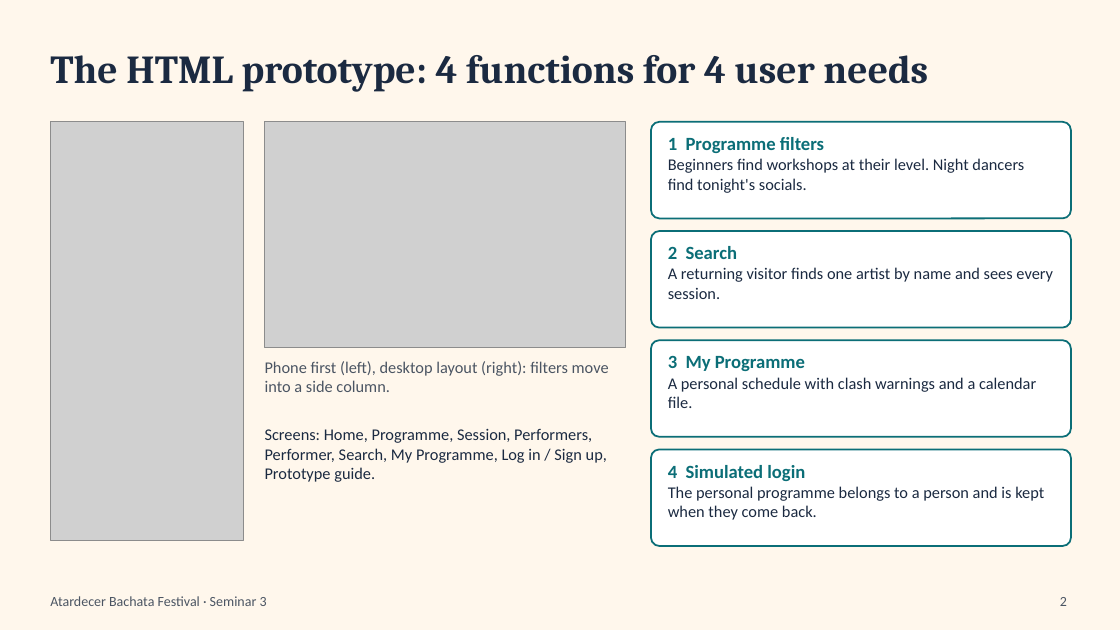
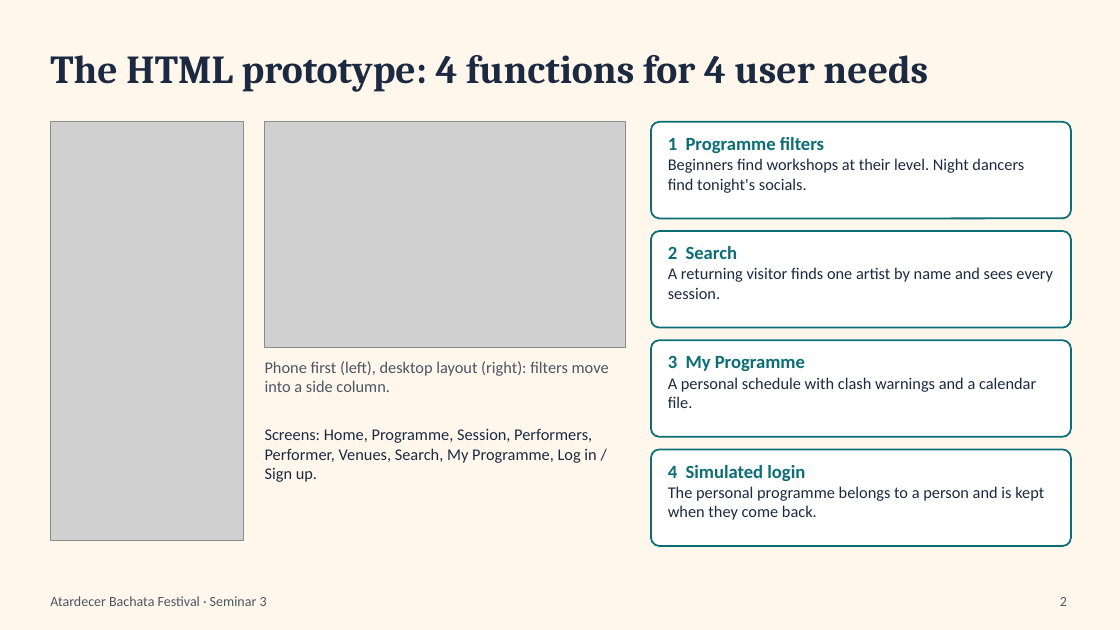
Before and after one commit to faiazyen/web-design-project, a slide deck: slide 2 of Seminar 3 Submission/presentation.pptx. Drawn at 1120x630 pixels with LibreOffice and Linux fonts; fonts in the diff are those of the drawing; grey boxes stand for pictures. Boxes give left, top, right and bottom in pixels: in the first picture for what was removed or moved away, otherwise in the second. Text is boxed around its words. In the diff, an @@ line names an element or a change of style, - is before the commit and + after.

```diff
--- a/Seminar 3 Submission/presentation.pptx
+++ b/Seminar 3 Submission/presentation.pptx
@@ text at box(265, 429, 596, 482): text changed @@
-Screens: Home, Programme, Session, Performers, Performer, Search, My Programme, Log in / Sign up, Prototype guide.
+Screens: Home, Programme, Session, Performers, Performer, Venues, Search, My Programme, Log in / Sign up.
```
Also in this commit, not shown: 1 other slide changed, 14 other files.
